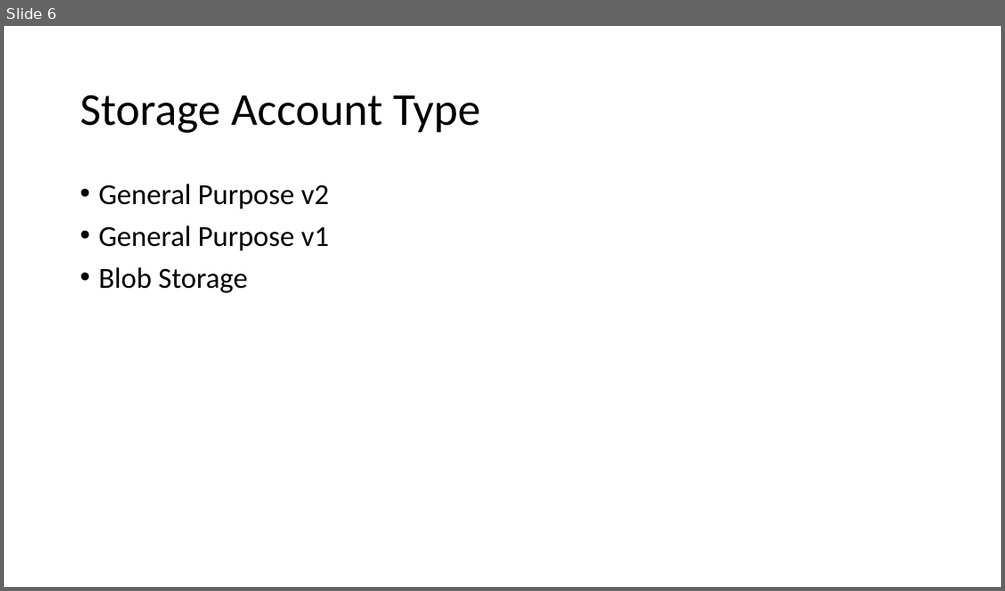
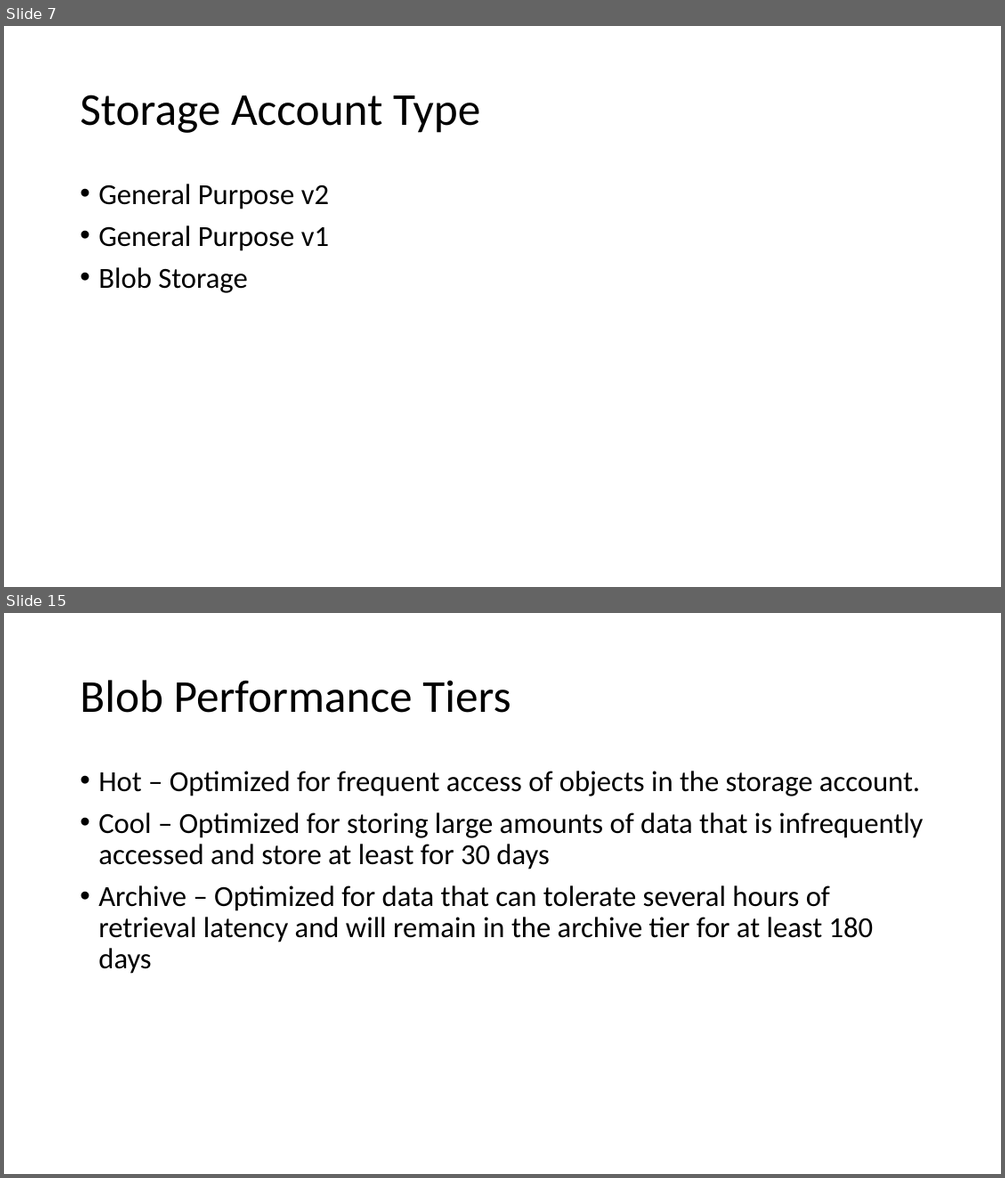
Before and after one commit to Anwarthajudeen/09Sep-AZ104, a slide deck: Azure Storage.pptx. Shown one above the other, each under a label of ours: slide 6 before the commit, slides 7 and 15 after it; the slides between them are not shown. The pictures are 1005x591 and 1005x1178 pixels, drawn with LibreOffice and Linux fonts; fonts in the diff are those of the drawing. Boxes give left, top, right and bottom in pixels: in the first picture for what was removed or moved away, otherwise in the second. Text is boxed around its words. In the diff, an @@ line names an element or a change of style, - is before the commit and + after.

Commit message:
Day 4 and 5

```diff
--- a/Azure Storage.pptx
+++ b/Azure Storage.pptx
@@ slide 15 added at <box>4,613,1001,1174</box>, background #FFFFFF @@
@@ title added at <box>80,680,510,713</box>, 44 pt, text #000000 @@
+Blob Performance Tiers
@@ text added at <box>98,771,922,973</box>, 28 pt, text #000000 @@
+• Hot – Optimized for frequent access of objects in the storage account.
+• Cool – Optimized for storing large amounts of data that is infrequently accessed and store at least for 30 days
+• Archive – Optimized for data that can tolerate several hours of retrieval latency and will remain in the archive tier for at least 180 days
@@ what was slide 6 is now slide 7 @@
```
Also in this commit, not shown: 17 other slides added.
